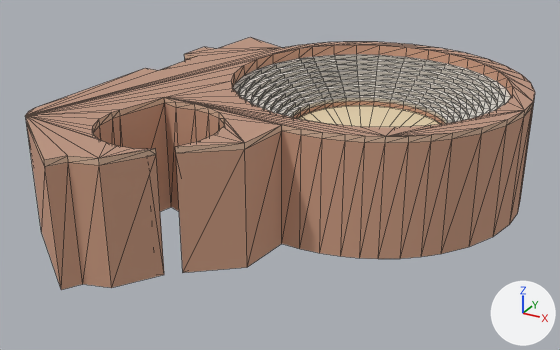
The glTF model site/hitos/santamaria.glb as it was, and as the next commit left it.
Before and after are seen from a camera (50 mm lens) standing at (86.5, -169.2, 76.1) and looking at (-4.4, -4.0, -6.6). The axes (+X, +Y, +Z) are drawn at lower right. The lights are the same throughout. The first picture is the older version. Mesh edges are drawn as thin lines. Vertices at exactly the same position are counted once.

In view in the first picture: 'santamaria'.
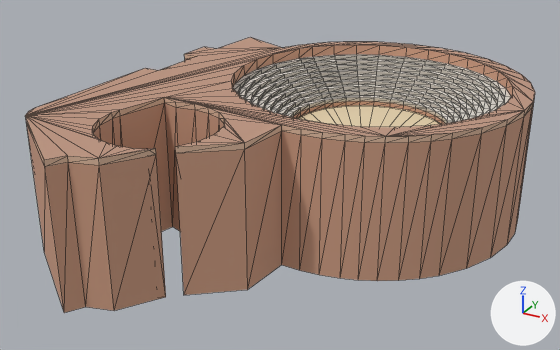
The change, as JSON lines over the scene's bpy script:
```json
{"block": "me_mesh_0", "where": "# used by ob_santamaria; location = (0.0, 0.0, 0.0)"}
{"op": "remove", "block": "me_mesh_0", "code": "me_mesh_0.from_pydata(...)  # 905 vertices, 1677 faces; spans x -52.7..52.6, y -63.7..63.7, z -16.0..15.0"}
{"op": "add", "block": "me_mesh_0", "code": "me_mesh_0.from_pydata(...)  # 905 vertices, 1677 faces; spans x -52.7..52.6, y -63.7..63.7, z -22.0..15.0"}
{"block": "me_mesh_0", "change": "me_mesh_0 part 1: all 67 vertices in x -52.7..52.6, y -63.7..63.7, z -16.0 are moved by (0.0, 0.0, -6.0)"}
```

Location of each change, [x1, y1, x2, y2] in pixels of the pictures (560 x 350 px; the box of a moved part takes in the faces that stretch with it):
```json
{"object": "santamaria", "change": "reshaped", "before": [25, 37, 535, 290], "after": [25, 37, 535, 313], "on screen": "9% taller"}
{"part": 1, "of": "me_mesh_0", "change": "moved or reshaped", "before": [29, 109, 526, 290], "after": [29, 109, 526, 313]}
```
